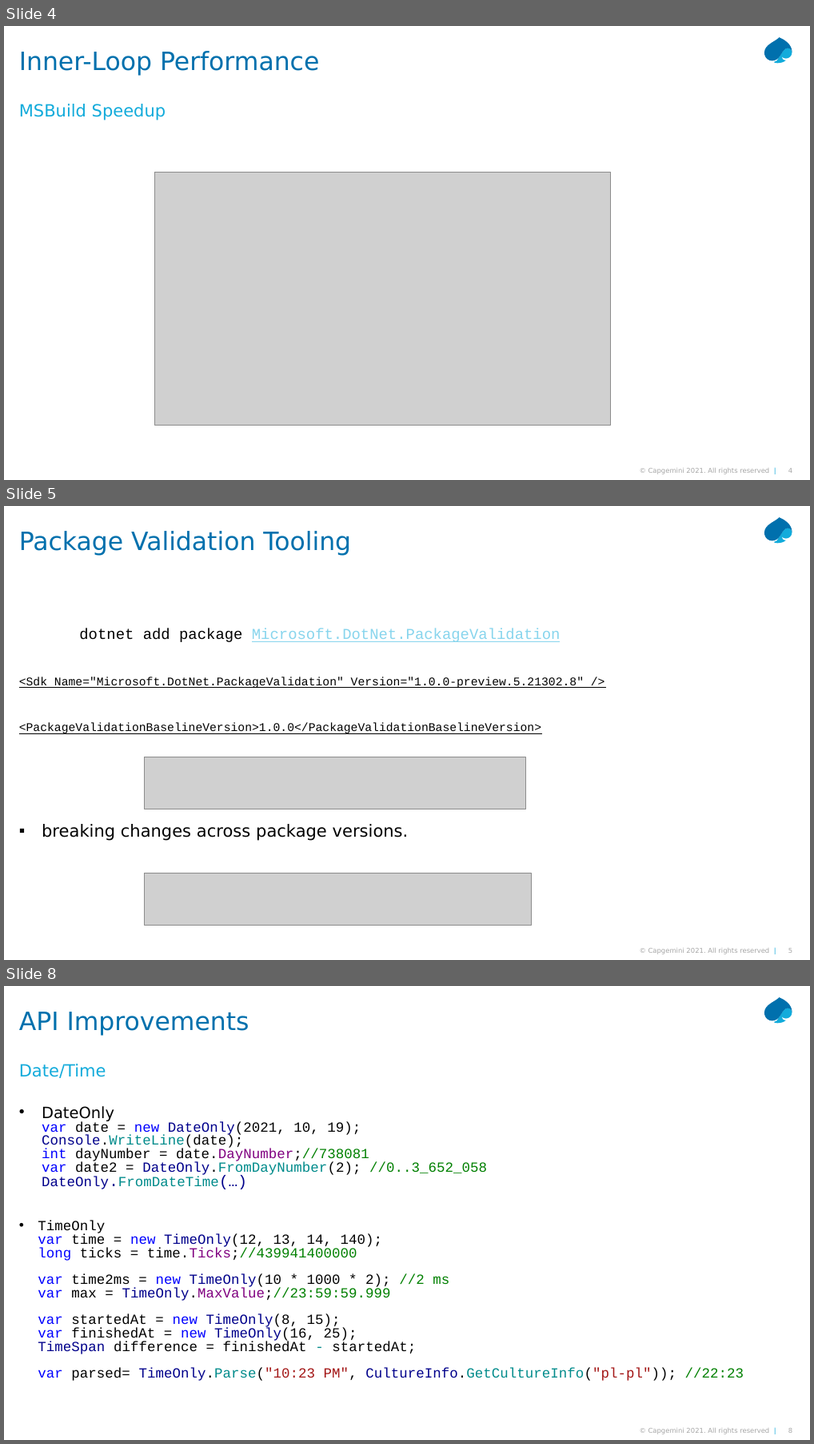
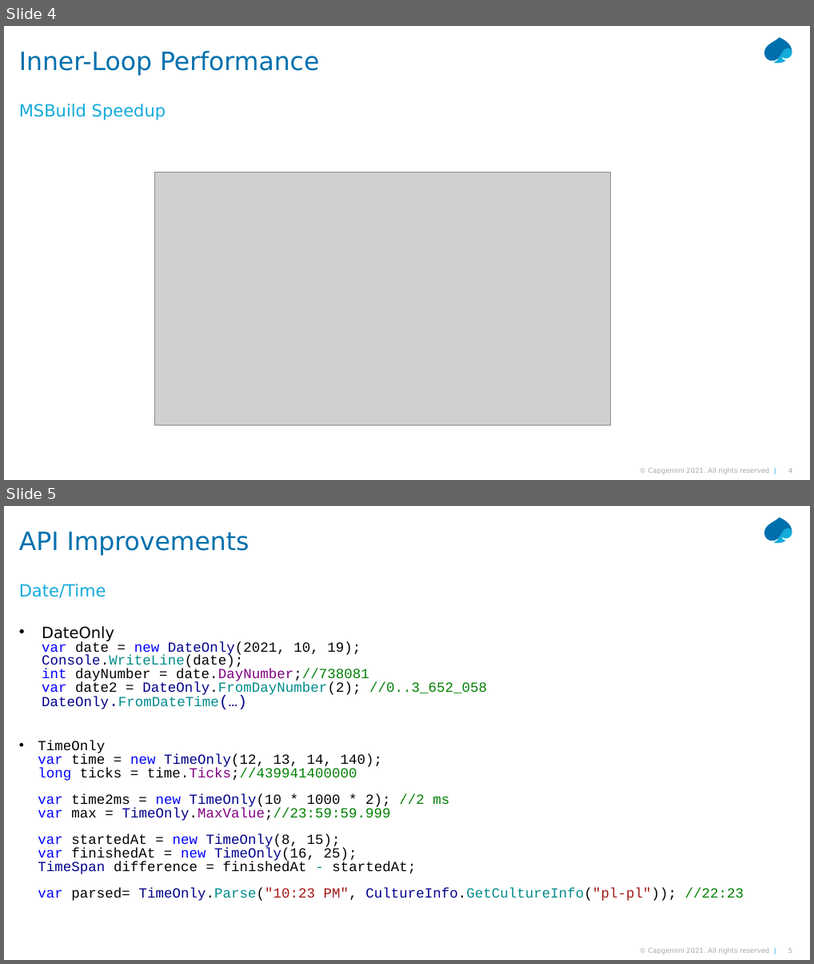
Before and after one commit to MichalBrylka/Net6Demo, a slide deck: NET 6 - Long Term Evolution London.pptx. Shown one above the other, each under a label of ours: slides 4, 5 and 8 before the commit, slides 4 and 5 after it; the slides between them are not shown. The pictures are 814x1444 and 814x964 pixels, drawn with LibreOffice and Linux fonts; fonts in the diff are those of the drawing; grey boxes stand for pictures. Boxes give left, top, right and bottom in pixels: in the first picture for what was removed or moved away, otherwise in the second. Text is boxed around its words. In the diff, an @@ line names an element or a change of style, - is before the commit and + after.

```diff
--- a/NET 6 - Long Term Evolution London.pptx
+++ b/NET 6 - Long Term Evolution London.pptx
@@ slide 5 removed at box(4, 506, 810, 960), background #FFFFFF; not listed: 4 template elements that a slide beside it also shows @@
@@ title removed at box(19, 531, 351, 556) @@
-Package Validation Tooling
@@ text removed at box(19, 628, 584, 840) @@
-dotnet add package Microsoft.DotNet.PackageValidation
-<Sdk Name="Microsoft.DotNet.PackageValidation" Version="1.0.0-preview.5.21302.8" />
-<PackageValidationBaselineVersion>1.0.0</PackageValidationBaselineVersion>
-▪ breaking changes across package versions.
@@ picture removed at box(144, 757, 526, 809) @@
@@ picture removed at box(144, 872, 531, 924) @@
@@ what was slide 8 is now slide 5 @@
```
Also in this commit, not shown: 3 slides changed, 2 other slides removed.
